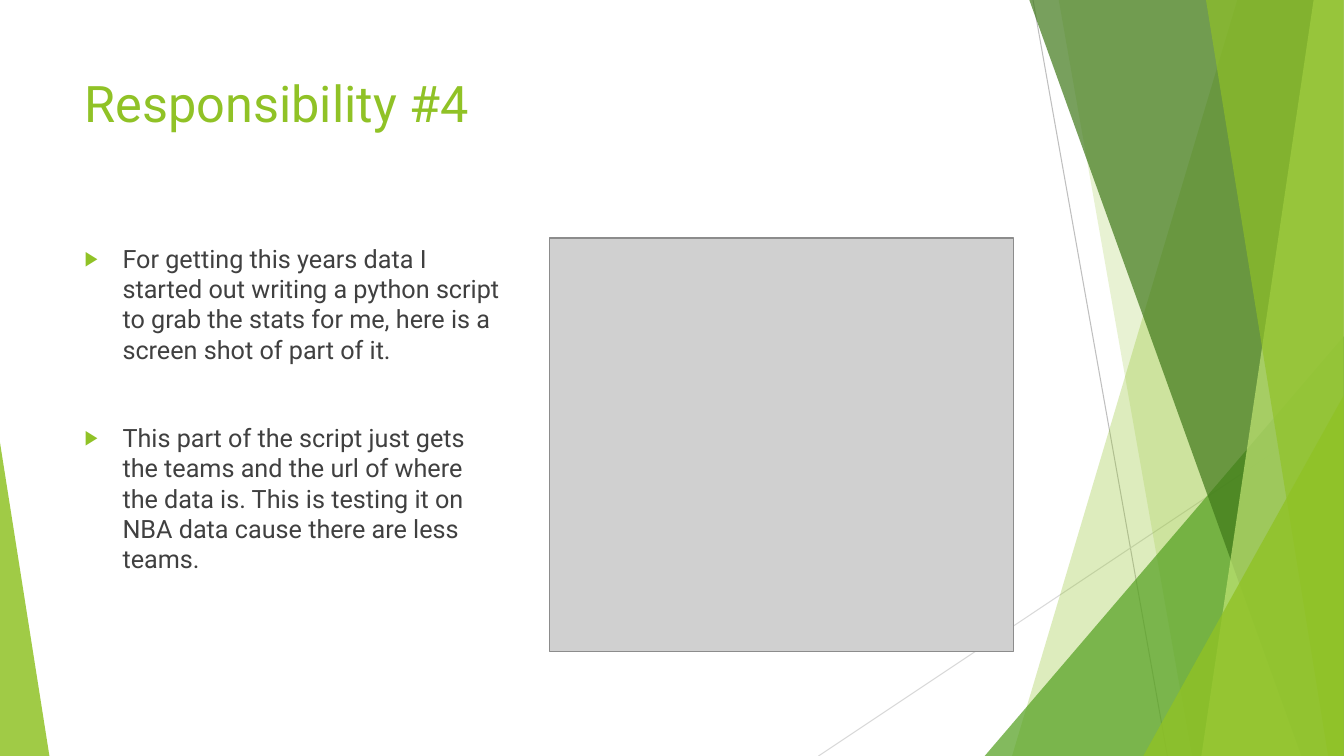
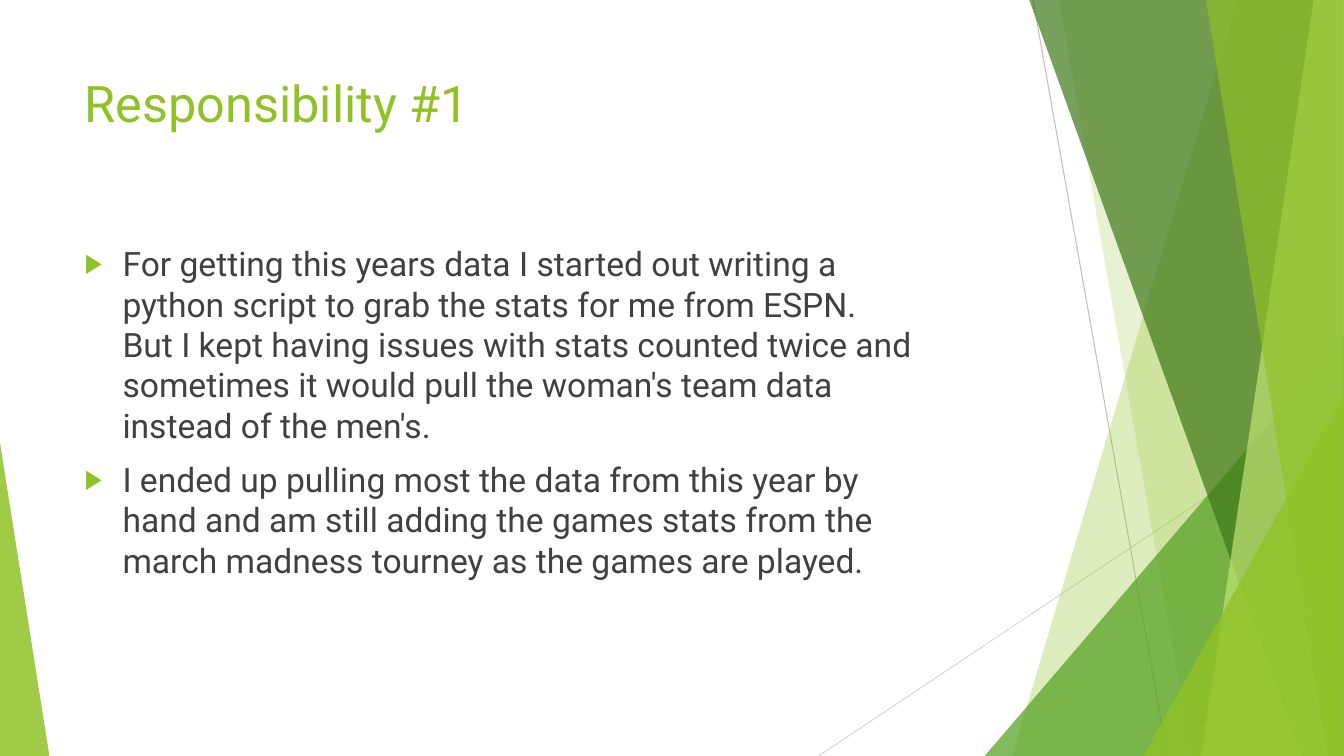
Before and after one commit to AlexDCraig/senior-capstone-project, a slide deck: slide 18 of FinalWinterTermProgressReport/FinalWinterTermDemo.pptx (slide 17 before the commit). Drawn at 1344x756 pixels with LibreOffice and Linux fonts; fonts in the diff are those of the drawing; grey boxes stand for pictures. Boxes give left, top, right and bottom in pixels: in the first picture for what was removed or moved away, otherwise in the second. Text is boxed around its words. In the diff, an @@ line names an element or a change of style, - is before the commit and + after.

```diff
--- a/FinalWinterTermProgressReport/FinalWinterTermDemo.pptx
+++ b/FinalWinterTermProgressReport/FinalWinterTermDemo.pptx
@@ title at box(85, 84, 468, 133): text changed @@
-Responsibility #4
+Responsibility #1
@@ picture removed at box(551, 238, 1014, 651) @@
@@ text at box(123, 251, 911, 580): text changed; size 18 to 24 pt @@
-▶ For getting this years data I started out writing a python script to grab the stats for me, here is a screen shot of part of it.
-▶ This part of the script just gets the teams and the url of where the data is. This is testing it on NBA data cause there are less teams.
+▶ For getting this years data I started out writing a python script to grab the stats for me from ESPN. But I kept having issues with stats counted twice and sometimes it would pull the woman's team data instead of the men's.
+▶ I ended up pulling most the data from this year by hand and am still adding the games stats from the march madness tourney as the games are played.
```
Also in this commit, not shown: 2 other slides changed, 4 slides added.
